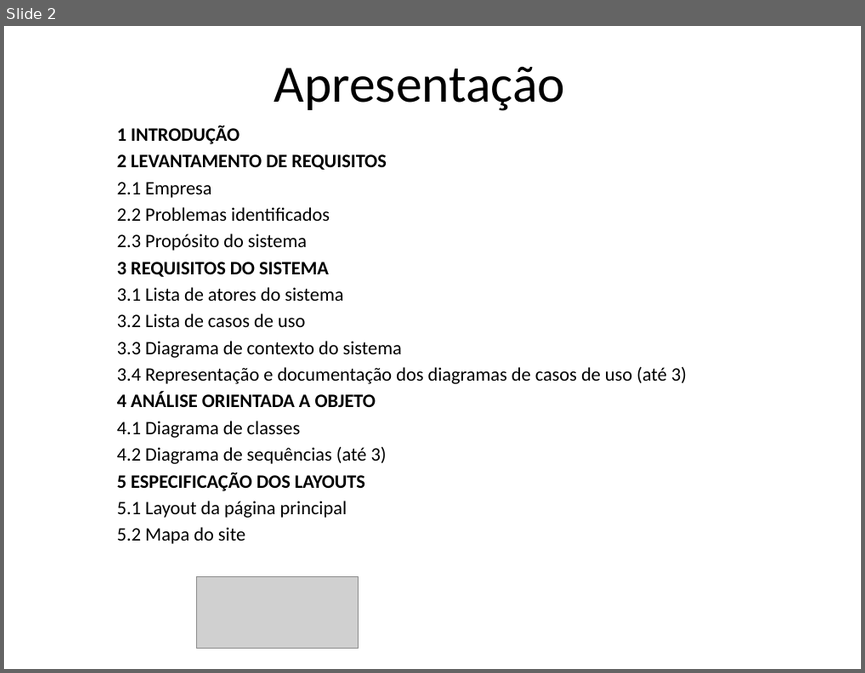
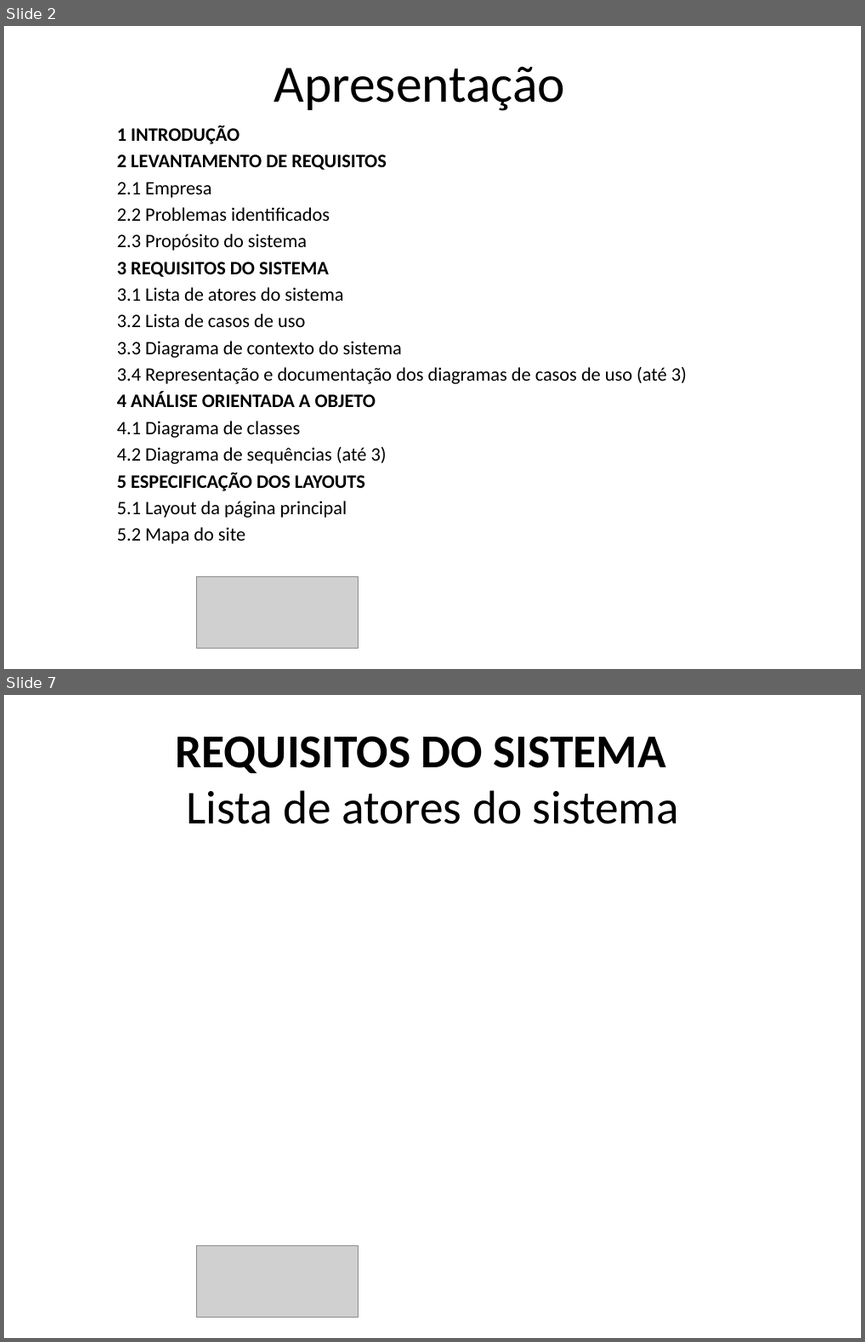
Before and after one commit to XandaoPontel/ProjetosFatec, a slide deck: modelo apresentacao qualificacao.pptx. Shown one above the other, each under a label of ours: slide 2 before the commit, slides 2 and 7 after it; the slides between them are not shown. The pictures are 865x673 and 865x1342 pixels, drawn with LibreOffice and Linux fonts; fonts in the diff are those of the drawing; grey boxes stand for pictures; background and template pictures are left out. Boxes give left, top, right and bottom in pixels: in the first picture for what was removed or moved away, otherwise in the second. Text is boxed around its words. In the diff, an @@ line names an element or a change of style, - is before the commit and + after.

```diff
--- a/modelo apresentacao qualificacao.pptx
+++ b/modelo apresentacao qualificacao.pptx
@@ slide 7 added at [4,695,861,1338], background #FFFFFF @@
@@ title added at [176,736,679,824], 39.6 pt, text #000000 @@
+REQUISITOS DO SISTEMA
+Lista de atores do sistema
@@ picture added at [196,1246,358,1317] @@
```
Also in this commit, not shown: 11 other slides added, 2 other files.
